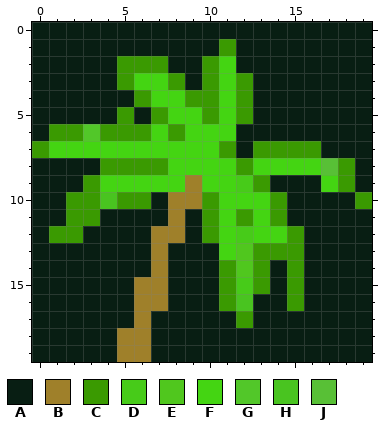
Two versions of one pixel-art sprite, images/orgott-icon.png. That is the earlier state.
The file is 20x20 pixels. Colours within 5 levels of each other are drawn and written as one.
Palette (. is transparent): A #081e13  B #9f802a  C #3a9a01  D #47cb19  E #50c71e  F #44d512  G #52c729  H #49c420  J #58c036
Pixels before, first column x 0:
 0 AAAAAAAAAAAAAAAAAAAA
 1 AAAAAAAAAAACAAAAAAAA
 2 AAAAACCCAACFAAAAAAAA
 3 AAAAACFFCACFCAAAAAAA
 4 AAAAAACFFCCFCAAAAAAA
 5 AAAAACACFFCFCAAAAAAA
 6 ACCGCCCFCFFFAAAAAAAA
 7 CFFFFFFFFFFCACCCCAAA
 8 AAAACCCCFFFFCFFFFJCA
 9 AAACFFFFFBFFDCAAAFCA
10 AACCHCCABBCFFFCAAAAC
11 AACCAAAABACFCFCAAAAA
12 ACCAAAABBACFDFFCAAAA
13 AAAAAAABAAAFECCCAAAA
14 AAAAAAABAAACECACAAAA
15 AAAAAABBAAACDCACAAAA
16 AAAAAABBAAACHAACAAAA
17 AAAAAABAAAAACAAAAAAA
18 AAAAABBAAAAAAAAAAAAA
19 AAAAABBAAAAAAAAAAAAA
The result:
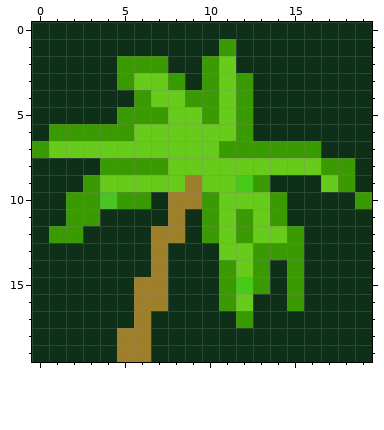
Difference:
Colour A changes from #081e13 to #0e3018.
Colour F changes from #44d512 to #66cb1b.
The edit turns colour A into colour C in row 5 at x 6; in rows 6 to 7 at x 12.
The edit turns colour D into colour C in row 12 at x 12.
The edit turns colour G into colour C in row 6 at x 3.
The edit turns colour J into colour C in row 8 at x 17.
The edit turns colour C into colour F in row 6 at x 6 and 8; in row 8 at x 12.
The edit turns colour E into colour F in rows 13 to 14 at x 12.
The edit turns colour H into colour F in row 16 at x 12.
Where, in picture pixels (left, top, right, bottom), the same in both pictures:
changed: (32, 22, 372, 362)
